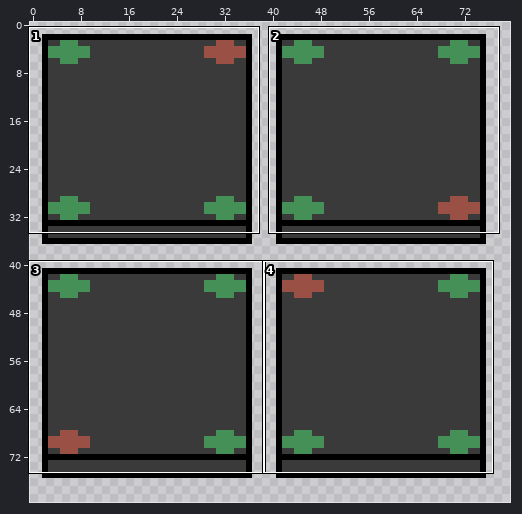
Edited in one commit: sprite sheet (src/client/img/craft3.png). Above, an overview of the earlier version with the close-up marked.
Close-up. The starting point:
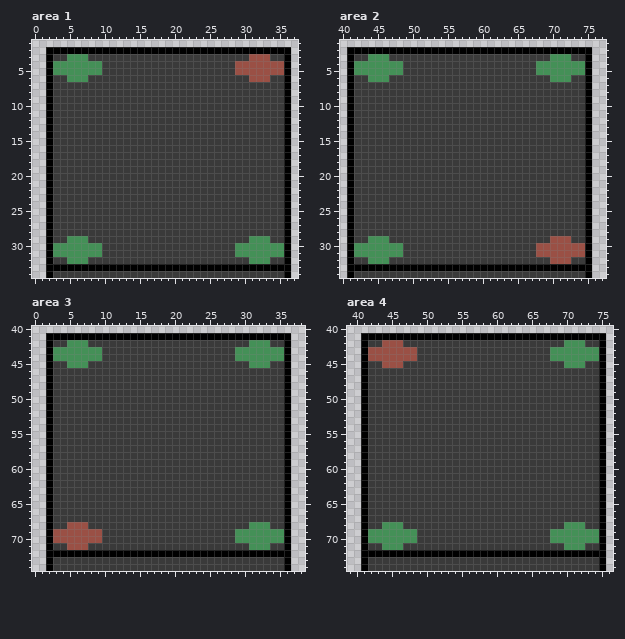
The file is 128x128 pixels. Shown: area 1: x 0..37, y 1..34; area 2: x 40..77, y 1..34; area 3: x 0..38, y 40..74; area 4: x 39..76, y 40..74. The wide view leaves out empty margins.
Now the later version:
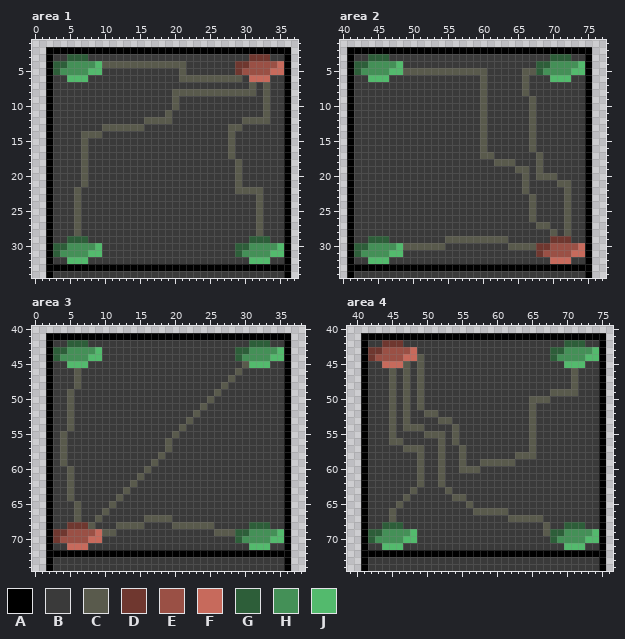
Palette (. is transparent): A #000000  B #3a3a3a  C #595a4c  D #6f372f  E #9a5045  F #c76a5c  G #2d5e39  H #449057  J #53ba6d
Diff:
Changed rows in their new state; - is an unchanged pixel.
Area 1:
first column x 3:
 3 --GGG-----------------------DDD--
 4 GG----JCCCCCCCCCCCC-------DD----F
 5 G----JJ-----------C-------D----FF
 6 --JJJ-------------CCCCCCCCC-FFF--
 7 ----------------------------C-C--
 8 -----------------CCCCCCCCCCCC-C--
 9 -----------------C------------C--
10 -----------------C------------C--
11 ----------------C-------------C--
12 -------------CCCC----------CCCC--
13 -------CCCCCC------------CC------
14 ----CCC------------------C-------
15 ----C--------------------C-------
16 ----C--------------------C-------
17 ----C--------------------C-------
18 ----C---------------------C------
19 ----C---------------------C------
20 ----C---------------------C------
21 ----C---------------------C------
22 ---C----------------------CCCC---
23 ---C-------------------------C---
24 ---C-------------------------C---
25 ---C-------------------------C---
26 ---C-------------------------C---
27 ---C-------------------------C---
28 ---C-------------------------C---
29 --GGG-----------------------GGG--
30 GG----J-------------------GG----J
31 G----JJ-------------------G----JJ
32 --JJJ-----------------------JJJ--
Area 2:
first column x 42:
 3 --GGG-----------------------GGG--
 4 GG----J-------------------GG----J
 5 G----JJCCCCCCCCCCCC-----CCG----JJ
 6 --JJJ-------------C-----C---JJJ--
 7 ------------------C-----C--------
 8 ------------------C-----C--------
 9 ------------------C------C-------
10 ------------------C------C-------
11 ------------------C------C-------
12 ------------------C------C-------
13 ------------------C------C-------
14 ------------------C------C-------
15 ------------------C------C-------
16 ------------------C------C-------
17 ------------------CC------C------
18 --------------------CCC---C------
19 -----------------------CC-C------
20 ------------------------C-CCC----
21 ------------------------C----CC--
22 ------------------------C-----C--
23 -------------------------C----C--
24 -------------------------C----C--
25 -------------------------C----C--
26 -------------------------C----C--
27 --------------------------CC--C--
28 ----------------------------C-C--
29 --GGG--------CCCCCCCCC------DDD--
30 GG----JCCCCCC---------CCCCDD----F
31 G----JJ-------------------D----FF
32 --JJJ-----------------------FFF--
Area 3:
first column x 3:
42 --GGG-----------------------GGG--
43 GG----J-------------------GG----J
44 G----JJ-------------------G----JJ
45 --JJJ----------------------CJJJ--
46 ---C----------------------C------
47 ---C---------------------C-------
48 ---C--------------------C--------
49 --C--------------------C---------
50 --C-------------------C----------
51 --C------------------C-----------
52 --C-----------------C------------
53 --C----------------C-------------
54 --C---------------C--------------
55 -C---------------C---------------
56 -C--------------C----------------
57 -C--------------C----------------
58 -C-------------C-----------------
59 -C------------C------------------
60 --C----------C-------------------
61 --C---------C--------------------
62 --C--------C---------------------
63 --C-------C----------------------
64 --C------C-----------------------
65 ---C----C------------------------
66 ---C---C-------------------------
67 ---C--C------CCCC----------------
68 --DDDC---CCCC----CCCCCC-----GGG--
69 DD----FCC--------------CCCGG----J
70 D----FF-------------------G----JJ
71 --FFF-----------------------JJJ--
Area 4:
first column x 42:
42 --DDD-----------------------GGG--
43 DD----F-------------------GG----J
44 D----FFC------------------G----JJ
45 --FFFC-C--------------------JJJ--
46 ---C-C-C---------------------C---
47 ---C-C-C---------------------C---
48 ---C-C-C---------------------C---
49 ---C-C-C------------------CCCC---
50 ---C-C-C---------------CCC-------
51 ---C-C-C---------------C---------
52 ---C-C--CC-------------C---------
53 ---C-C----CC-----------C---------
54 ---C-CCC----C----------C---------
55 ---C----CCC-C----------C---------
56 ---CC-----C-C----------C---------
57 -----CCC--C--C---------C---------
58 -------C--C--C-------CCC---------
59 -------C--C--C--CCCCC------------
60 -------C--C--CCC-----------------
61 -------C--C----------------------
62 -------C--C----------------------
63 ------C----C---------------------
64 -----C------CC-------------------
65 ----C---------C------------------
66 ---C-----------CCCCC-------------
67 ---C----------------CCCCC--------
68 --GGG--------------------C--GGG--
69 GG----J------------------CGG----J
70 G----JJ-------------------G----JJ
71 --JJJ-----------------------JJJ--
